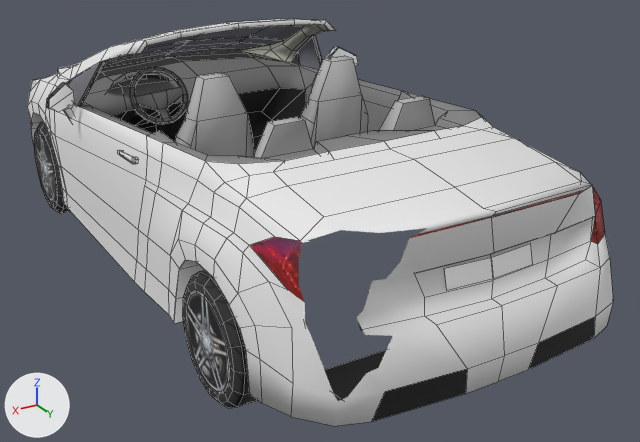
The OBJ model 3DModels/scopia/scopia/peugeot-308/peugeot-308.obj, before and after one commit.
The view is the same before and after, from a 50 mm lens placed at (200.0, 479.0, 163.0), pointed at (-48.0, 66.0, -44.0). The axes (+X, +Y, +Z) are drawn at lower left. The lights are the same throughout. The first picture is the older version. Mesh edges are drawn as thin lines. Everything nearer to the camera than a plane just in front of the edit is cut away. Where no turn or scale is listed for an object, it has been applied to the vertices.

The older version as bpy lines, for what is in view:
```python
ob_car_plane_002 = bpy.data.objects.new('car_Plane.002', me_car_plane_002)
ob_car_plane_002.location = (0.0, 0.0, 0.0)
ob_steering_wheel_torus_001 = bpy.data.objects.new('steering_wheel_Torus.001', me_steering_wheel_torus_001)
ob_steering_wheel_torus_001.location = (0.0, 0.0, 0.0)
ob_sweethome3d_window_mirror = bpy.data.objects.new('sweethome3d_window_mirror', me_sweethome3d_window_mirror)
ob_sweethome3d_window_mirror.location = (0.0, 0.0, 0.0)
```
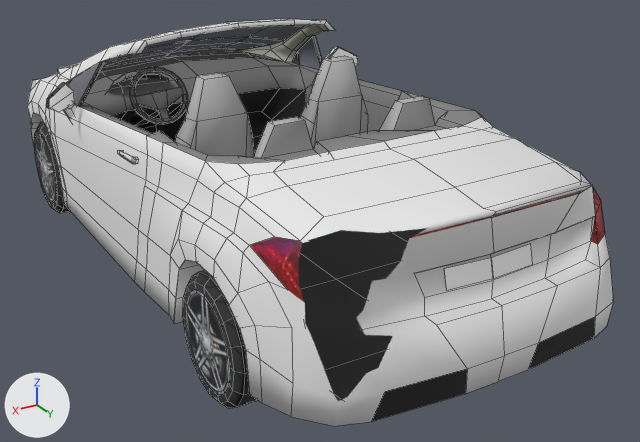
Changed parts and their boxes [x1, y1, x2, y2] in the pictures (640 x 442 px):
part 1 of me_car_plane_002, added
    after: [128, 228, 427, 370]

The edits, one by one:
me_car_plane_002 is used by ob_car_plane_002; location (0.0, 0.0, 0.0).
me_car_plane_002 had 1519 vertices, 1398 faces and spanned x -128.0..82.0, y -191.0..253.0, z -72.0..67.0.
me_car_plane_002 now has 1522 vertices, 1414 faces and spans x -128.0..82.0, y -191.0..253.0, z -72.0..67.0.
Part 1, on me_car_plane_002:
3 vertices are added at (-23.0, -137.0, -52.0), (-23.0, -62.0, -52.0), (-23.0, 125.0, -50.0).
4 new faces join them, mat_wheels (picture img_peugeot_308_texture_jpg).
12 new faces join them, mat_floor (black #242424).
